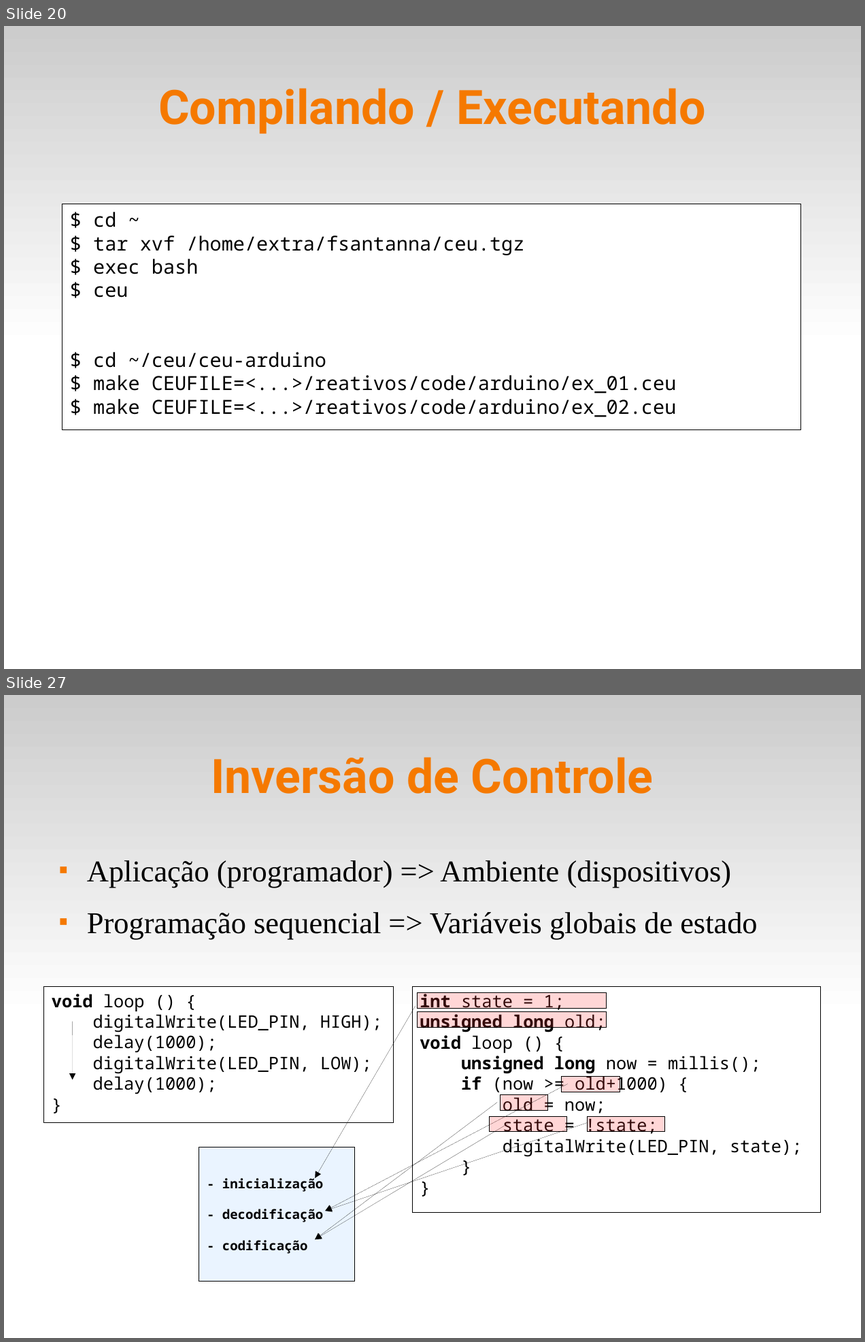
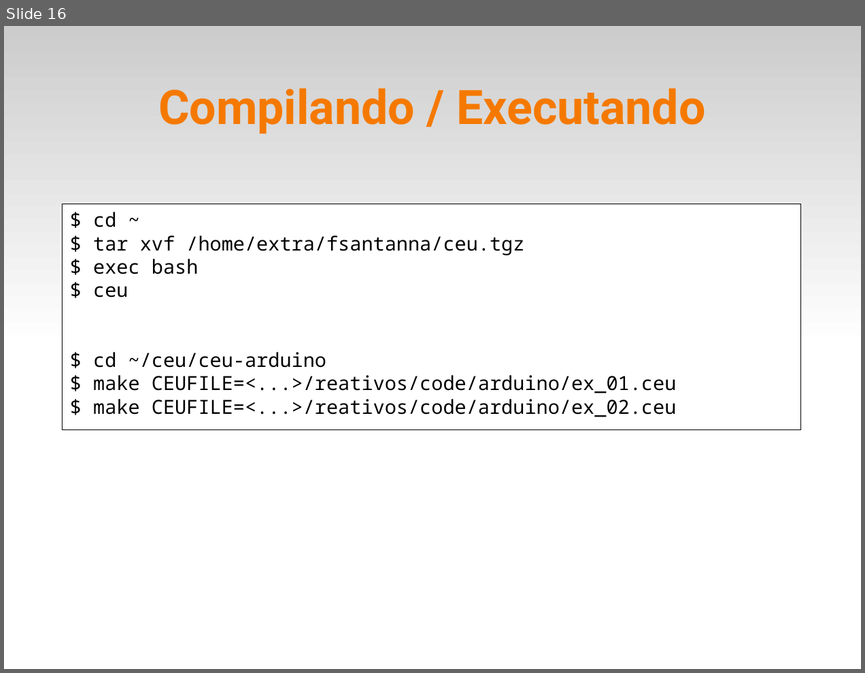
Before and after one commit to fsantanna-uerj/reativos, a slide deck: slides/05_ceu.odp. Shown one above the other, each under a label of ours: slides 20 and 27 before the commit, slide 16 after it; the slides between them are not shown. The pictures are 865x1342 and 865x673 pixels, drawn with LibreOffice and Linux fonts; fonts in the diff are those of the drawing. Boxes give left, top, right and bottom in pixels: in the first picture for what was removed or moved away, otherwise in the second. Text is boxed around its words. In the diff, an @@ line names an element or a change of style, - is before the commit and + after.

Commit message:
(>) slides de Ceu

```diff
--- a/slides/05_ceu.odp
+++ b/slides/05_ceu.odp
@@ slide 27 removed at bbox=[4, 695, 861, 1338], background #FFFFFF; not listed: 1 template element that a slide beside it also shows @@
@@ title removed at bbox=[211, 757, 653, 794] @@
-Inversão de Controle
@@ text removed at bbox=[87, 860, 757, 939] @@
-■ Aplicação (programador) => Ambiente (dispositivos)
-■ Programação sequencial => Variáveis globais de estado
@@ rectangle removed at bbox=[43, 986, 394, 1123] @@
-void loop () {
-digitalWrite(LED_PIN, HIGH);
-delay(1000);
-digitalWrite(LED_PIN, LOW);
-delay(1000);
-}
@@ rectangle removed at bbox=[412, 987, 821, 1212] @@
-int state = 1;
-unsigned long old;
-void loop () {
-unsigned long now = millis();
-if (now >= old+1000) {
-old = now;
-state = !state;
-digitalWrite(LED_PIN, state);
-}
-}
@@ rectangle removed at bbox=[417, 993, 606, 1008] @@
@@ arrow removed from (415, 1006) to (315, 1178) @@
@@ rectangle removed at bbox=[417, 1012, 606, 1028] @@
@@ arrow removed from (73, 1021) to (73, 1080) @@
@@ rectangle removed at bbox=[562, 1076, 620, 1091] @@
@@ arrow removed from (497, 1102) to (315, 1239) @@
@@ arrow removed from (568, 1084) to (325, 1210) @@
@@ rectangle removed at bbox=[500, 1095, 548, 1110] @@
@@ arrow removed from (509, 1123) to (315, 1239) @@
@@ arrow removed from (587, 1123) to (325, 1210) @@
@@ rectangle removed at bbox=[489, 1117, 567, 1132] @@
@@ rectangle removed at bbox=[587, 1117, 665, 1132] @@
@@ rectangle removed at bbox=[199, 1147, 355, 1280] @@
-- inicialização
-- decodificação
-- codificação
@@ what was slide 20 is now slide 16 @@
```
Also in this commit, not shown: 19 other slides removed, 3 other files.
